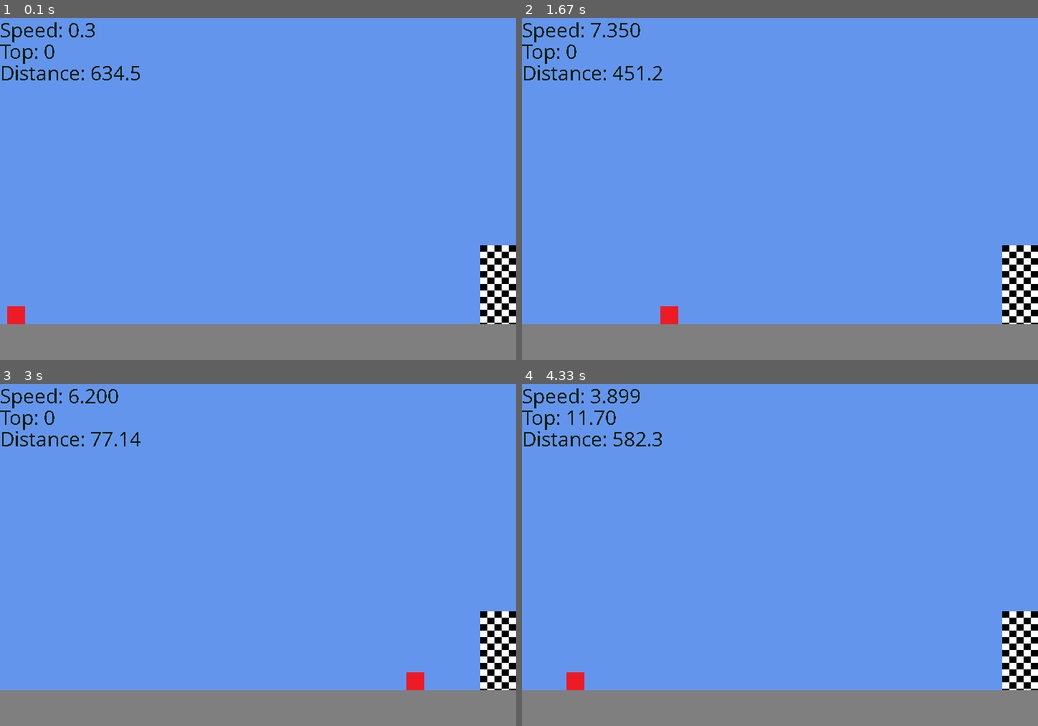
Above: before the commit, frames 1-4 (two rows, left to right).
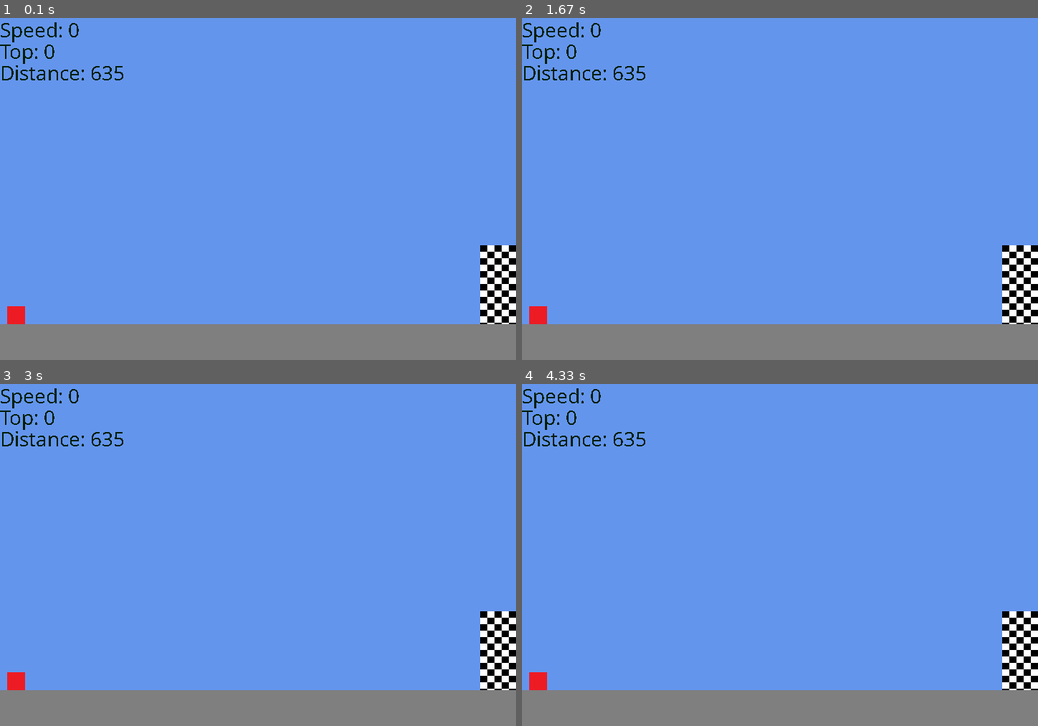
Above: after the commit, the same moments.

Repository: bretcolloff/pygame_base
Game: pygame game, started from game.py
The game is run twice, just before and just after one commit, with the same random seed, the same clock (stepped at 60 frames per second) and the same inputs.
Inputs:
- Up to frame 1 (0.1 s): no input
- Up to frame 2 (1.67 s): no input
- Up to frame 3 (3 s): no input
- Up to frame 4 (4.33 s): no input

The runs differ from the first frame. In frame 1, 0.1% of the frame differs, in the area x 15-28%, y 1-19%; in frame 2, 0.6%; in frame 3, 0.6%; in frame 4, 0.7%, in the area x 1-28%, y 1-90%.

Commit message:
Update documentation, move input handler into the engine.

Diff:
--- a/engine/config.py
+++ b/engine/config.py
@@ -1,12 +1,13 @@
 import json
 
-
+""" Contains application configuration. """
 class Config:
     def __init__(self, path):
         config = []
         with open(path) as config_file:
             config = json.load(config_file)
 
+        # Take the window resolution and title from the config file.
         self.width = config['application']['resolution']['width']
         self.height = config['application']['resolution']['height']
         self.name = config['application']['name']
--- a/engine/entities/entity.py
+++ b/engine/entities/entity.py
@@ -1,18 +1,20 @@
 import pygame
 
-
+""" The base class for renderable objects in the engine. """
 class Entity:
     def __init__(self):
+        self.id = ""
         self.image = None
+        self.visible = False
+
         self.x = None
         self.y = None
+        self.static = False
+
         self.width = None
         self.height = None
-        self.visible = False
-        self.id = ""
-        self.static = False
-        self.visible = False
 
+    # Load the entity from the provided config.
     def load(self, data):
         resources = data['resources']
 
@@ -37,10 +39,12 @@
             self.width = size['width']
             self.height = size['height']
 
+    # Render the image.
     def render(self, screen):
         if self.visible:
             screen.blit(self.image, (self.x, self.y))
 
+    # Handle keyboard input.
     def process_input(self, input_map):
         if input_map[pygame.K_UP]:
             self.y -= 1
@@ -51,5 +55,6 @@
         if input_map[pygame.K_RIGHT]:
             self.x += 1
 
+    # Apply local updates to the object.
     def update(self):
         return
--- a/engine/gamebase.py
+++ b/engine/gamebase.py
@@ -1,9 +1,8 @@
 from engine.entities.entity import *
+from engine.inputhandler import *
 from engine.resource_managers.entitymanager import *
 
-from inputhandler import *
-
-
+""" Base class for running the game, handles loading, updating, input, rendering etc. """
 class GameBase:
     def __init__(self, config, clock):
         self.entityManager = None
@@ -13,6 +12,7 @@
         self.datafile = ""
         self.input_map = []
 
+    # Carry out game state initialisation.
     def initialise(self, data):
         self.datafile = data
         self.entityManager = EntityManager()
@@ -20,19 +20,23 @@
 
         self.inputHandler = InputHandler()
 
+    # Process keyboard input.
     def handle_input(self):
         self.input_map = pygame.key.get_pressed()
         self.inputHandler.apply_input(self.input_map)
 
+    # Update entities.
     def update(self):
         self.clock.tick(30)
 
         for entity in self.entityManager.entities:
             entity.update()
 
+    # Render entities.
     def render(self, screen, font):
         for entity in self.entityManager.entities:
             entity.render(screen)
 
+    # Reset the state.
     def reset(self):
         self.initialise(self.datafile)
--- a/inputhandler.py
+++ b/engine/inputhandler.py
@@ -1,11 +1,13 @@
 
-
+""" Handles input and applies it. """
 class InputHandler:
     def __init__(self):
         self.focus = None
 
+    # Set the entity that will use the provided input.
     def set_focus(self, focus):
         self.focus = focus
 
+    # Applies input to the focussed element.
     def apply_input(self, input_map):
         self.focus.process_input(input_map)
--- a/engine/resource_managers/entitymanager.py
+++ b/engine/resource_managers/entitymanager.py
@@ -3,11 +3,12 @@
 
 from engine.entities.entity import Entity
 
-
+""" Manages game entities. """
 class EntityManager:
     def __init__(self):
         self.entities = []
 
+    # Load game entities from config.
     def load(self, path):
         data = []
         with open(path) as data_file:
@@ -24,6 +25,7 @@
 
                     self.entities.append(entity)
 
+    # Instantiate a specialised entity by module name.
     def instantiate_specialisation(self, entityData):
         module = entityData['properties']['specialisation_module']
         specialisation = entityData['properties']['specialisation']
@@ -33,6 +35,7 @@
         instance.load(entityData)
         return instance
 
+    # Find an entity by it's id.
     def find_entity(self, id):
         for entity in self.entities:
             if entity.id == id:
--- a/game/aidriver.py
+++ b/game/aidriver.py
@@ -1,17 +1,24 @@
 import pygame
 
-
+""" Takes input and provides decisions for driving the simulation. """
 class AIDriver:
     def __init__(self):
         self.results = []
+
+        # The number of remaining simulation steps.
         self.next = 78
+
+        # The total number of acceleration steps from the last attempt.
         self.last = 78
 
+    #Provides input responses based on the simulation state.
     def process_input(self, distance, velocity, success, top):
         key_map = {}
         key_map[pygame.K_SPACE] = False
         key_map[pygame.K_RIGHT] = False
         key_map[pygame.K_LEFT] = False
+
+        # If we applied too much power, try less next time.
         if success is False:
             key_map[pygame.K_SPACE] = True
             self.next = self.last - 2
@@ -29,6 +36,7 @@
                 key_map[pygame.K_RIGHT] = True
                 return key_map
 
+            # Put the brakes on.
             if self.next is 0 and velocity > 0:
                 key_map[pygame.K_LEFT] = True
         return key_map
--- a/game/entities/vehicle.py
+++ b/game/entities/vehicle.py
@@ -1,20 +1,23 @@
 from engine.entities.entity import *
 
-
+""" Vehicle entity. """
 class Vehicle(Entity):
     def __init__(self):
         Entity.__init__(self)
         self.velocity = 0
 
+    # Process input to vehicle.
     def process_input(self, input_map):
         if input_map[pygame.K_LEFT]:
             self.brake()
         if input_map[pygame.K_RIGHT]:
             self.accelerate()
 
+    # Increase the velocity.
     def accelerate(self):
         self.velocity += 0.15
 
+    # Reduce the velocity.
     def brake(self):
         if self.velocity > 0:
             self.velocity -= 0.5
@@ -23,5 +26,6 @@
         if self.velocity < 0:
             self.velocity = 0
 
+    # Update the vehicle state based on time.
     def update(self):
         self.x += self.velocity
--- a/game/game.py
+++ b/game/game.py
@@ -4,6 +4,7 @@
 from game.aidriver import AIDriver
 
 
+""" The core logic for the driving simulation. """
 class Game(GameBase):
     def __init__(self, config, clock):
         GameBase.__init__(self, config, clock)
@@ -13,9 +14,10 @@
         self.topValid = 0
         self.distance = 0
         self.success = True
-        self.aiRun = True
+        self.aiRun = False
         self.aiDriver = AIDriver()
 
+    # Initialise driving game elements.
     def initialise(self, data):
         GameBase.initialise(self, data)
 
@@ -25,6 +27,7 @@
         self.car = self.entityManager.find_entity("car")
         self.inputHandler.set_focus(self.car)
 
+    # Handle the human or AI input.
     def handle_input(self):
         if not self.aiRun:
             GameBase.handle_input(self)
@@ -36,6 +39,7 @@
         if self.input_map[pygame.K_SPACE] and self.car.velocity is 0:
             self.reset()
 
+    # Update driving game specific logic.
     def update(self):
         GameBase.update(self)
 
@@ -51,6 +55,7 @@
         # Update distance
         self.distance = (self.config.width - 50) - (self.car.x + 25)
 
+    # Render additional driving game specific entities.
     def render(self, screen, font):
         GameBase.render(self, screen, font)
 
@@ -65,6 +70,7 @@
             textsurface = font.render('Failed', False, (255, 0, 0))
             screen.blit(textsurface, (350, 0))
 
+    # Reset elements of the driving simulation for 'retrying'.
     def reset(self):
         if self.success:
             if self.topSpeed > self.topValid:
